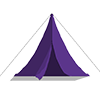
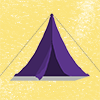
Layer changes from the first (100, 100) image to the second:
added layer "LightBG" above "DarkBG" over (0, 0, 100, 100)
